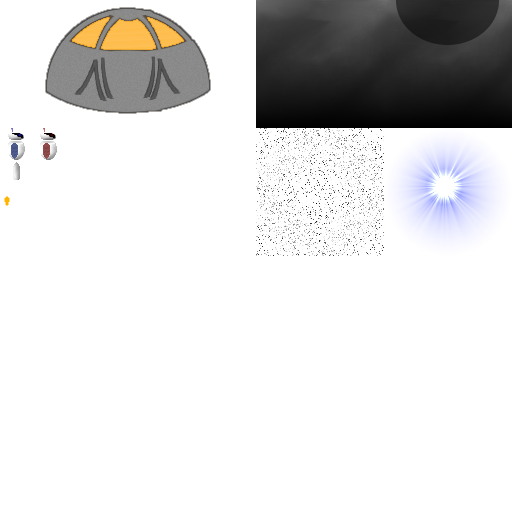
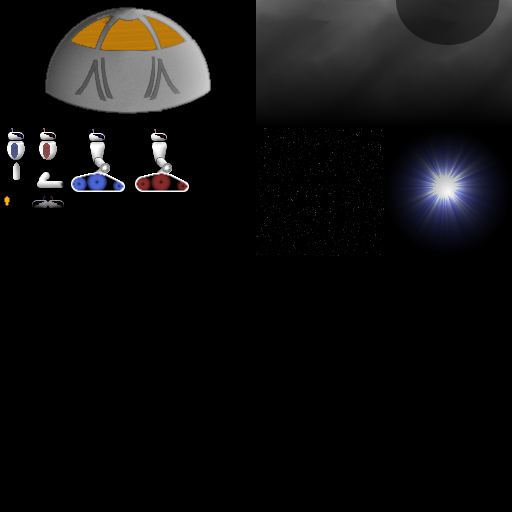
Before/after of a 512 × 512 layered artwork. What changed in the layer stack:
added layer "transparency #3" above "transparency #2" over [37, 172, 64, 188]
painted on "transparency #2" over [47, 1, 211, 192]
painted on "Background" over [32, 129, 189, 208]
painted on "transparency" over [95, 163, 172, 181]
showed "transparency #1" over [0, 0, 512, 512]
